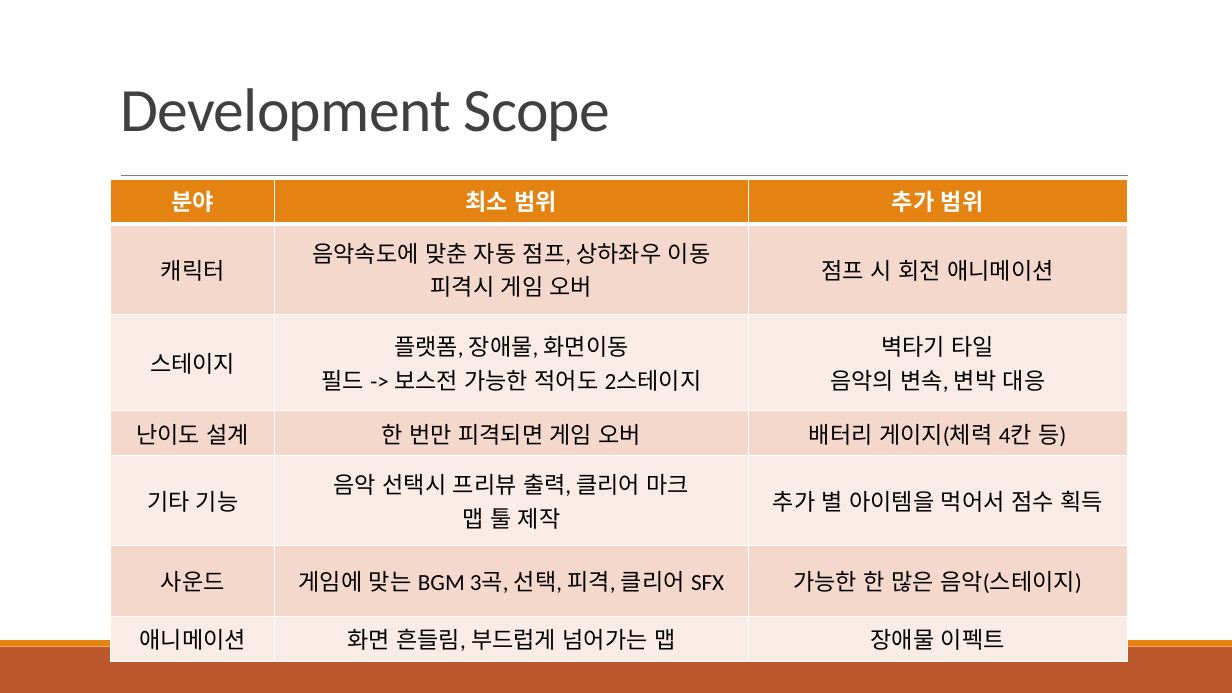
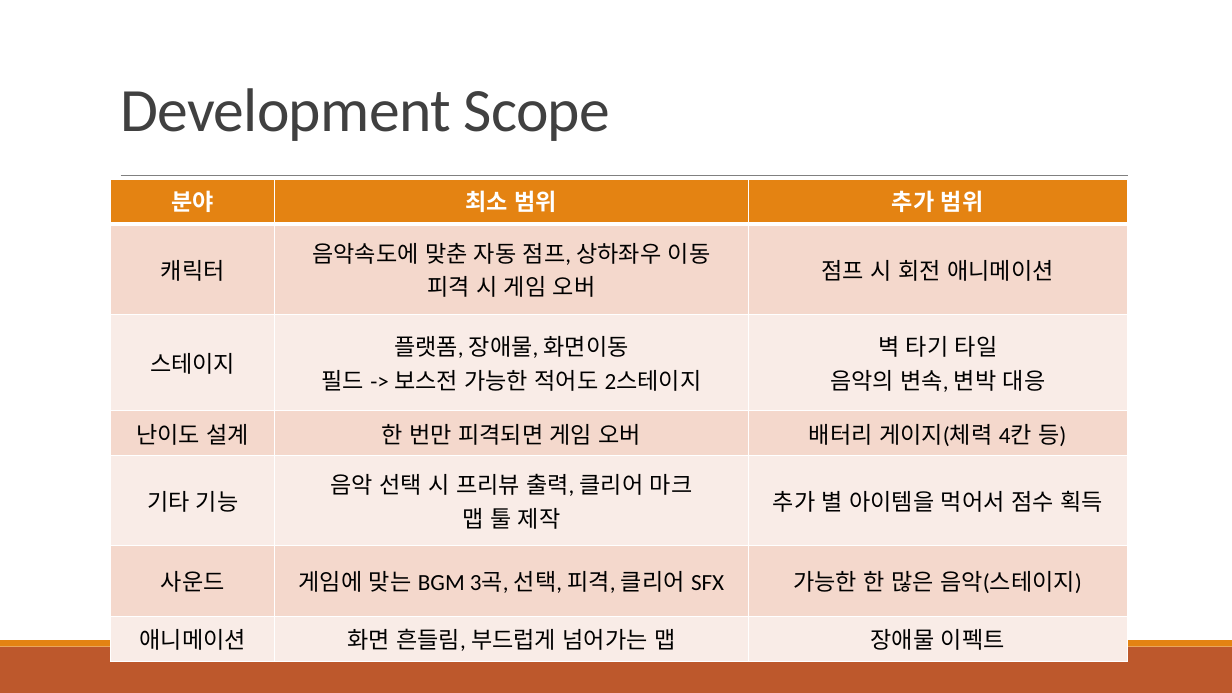
Before and after one commit to SH-Broar/Python---2DGP, a slide deck: slide 6 of Project/제출용/1차 발표 ppt.pptx. Drawn at 1232x693 pixels with LibreOffice and Linux fonts; fonts in the diff are those of the drawing. Boxes give left, top, right and bottom in pixels: in the first picture for what was removed or moved away, otherwise in the second. Text is boxed around its words. In the diff, an @@ line names an element or a change of style, - is before the commit and + after.

```diff
--- a/Project/제출용/1차 발표 ppt.pptx
+++ b/Project/제출용/1차 발표 ppt.pptx
@@ table at bbox=[111, 179, 1127, 655] @@
-row 2, column 2: 음악속도에 맞춘 자동 점프, 상하좌우 이동 / 피격시 게임 오버
+row 2, column 2: 음악속도에 맞춘 자동 점프, 상하좌우 이동 / 피격 시 게임 오버
-row 3, column 3: 벽타기 타일 / 음악의 변속, 변박 대응
+row 3, column 3: 벽 타기 타일 / 음악의 변속, 변박 대응
-row 5, column 2: 음악 선택시 프리뷰 출력, 클리어 마크 / 맵 툴 제작
+row 5, column 2: 음악 선택 시 프리뷰 출력, 클리어 마크 / 맵 툴 제작
```
Also in this commit, not shown: 3 other slides changed, 6 other files.
